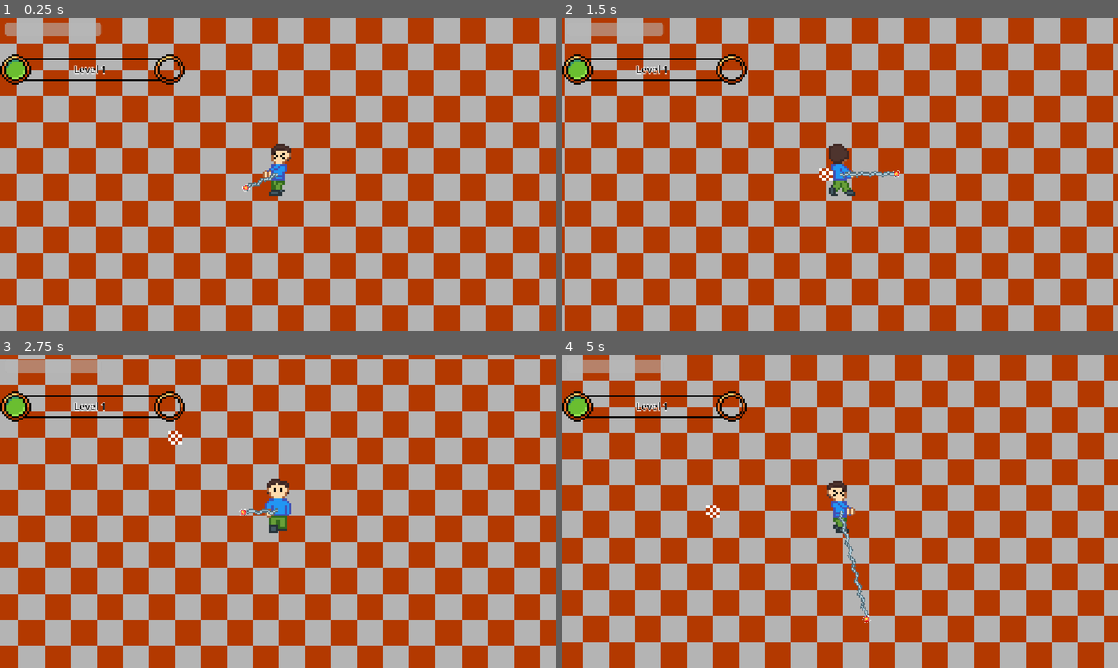
Above: before the commit, frames 1-4 (two rows, left to right).
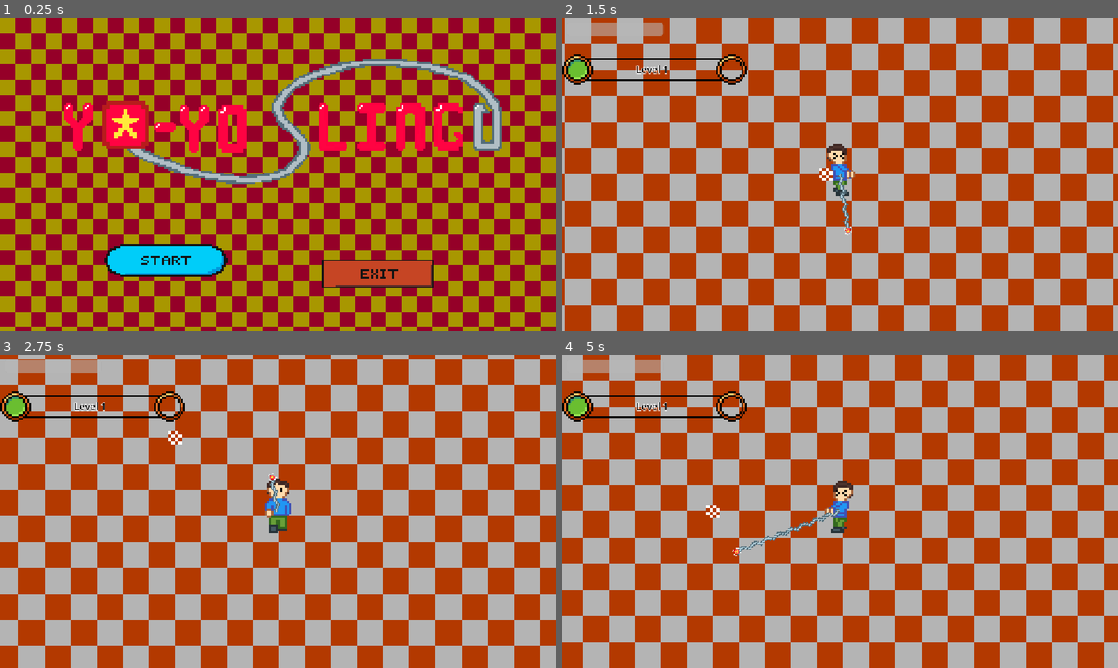
Above: after the commit, the same moments.

Repository: butteredsaltedtoast/super-miku-ball
Game: Godot game, scene res://levels/start_menu.tscn
Same seed, same stepped clock (60 frames per second), same inputs: the game is played once before the commit and once after it. Before the commit the project starts from res://levels/main_arena.tscn. Sound files missing from this copy of the repository are replaced by a short silence.
Inputs (mouse positions are in pixels of both pictures, inside the frame that each line leads up to):
- Up to frame 1 (0.25 s): no input
- Up to frame 2 (1.5 s): click (734, 259) at 0.52 s; hold Right (arrow_right) from 1.28 s (still down); hold Z (primary) from 1.28 s (still down)
- Up to frame 3 (2.75 s): release Right (arrow_right) at 2.03 s; release Z (primary) at 2.03 s; hold Down (arrow_down) from 2.03 s (still down); tap Z (primary) at 2.1 s
- Up to frame 4 (5 s): release Down (arrow_down) at 2.78 s; hold Right (arrow_right) 2.78-3.53 s; hold Z (primary) 2.78-3.53 s; hold Up (arrow_up) 3.53-4.28 s; tap Z (primary) at 3.6 s; hold Left (arrow_left) from 4.28 s (still down); hold Z (primary) from 4.28 s (still down)

The runs differ from the first frame. In frame 1, 99% of the frame differs, in the area x 0-100%, y 0-100%; in frame 2, 0.6%; in frame 3, 0.2%; in frame 4, 0.9%.

Commit message:
func start menu

Diff:
--- /dev/null
+++ b/levels/start_menu.gd
@@ -0,0 +1,5 @@
+extends Control
+
+func _ready() -> void:
+	$StartButton.pressed.connect(func(): get_tree().change_scene_to_file("res://levels/main_arena.tscn"))
+	$StartButton.grab_focus()
--- /dev/null
+++ b/levels/start_menu.tscn
@@ -0,0 +1,52 @@
+[gd_scene format=3 uid="uid://wm0drqvferv6"]
+
+[ext_resource type="Script" uid="uid://dteikhpdgvp3i" path="res://levels/start_menu.gd" id="1_eeffy"]
+[ext_resource type="Texture2D" uid="uid://dd2yp3my7bdkp" path="res://Sprites/UI/MenuArt.png" id="1_nl3ga"]
+[ext_resource type="Texture2D" uid="uid://b07afrncvnpgs" path="res://Sprites/UI/menu tileset.png" id="1_nt4di"]
+[ext_resource type="Texture2D" uid="uid://to6eel8pmn8o" path="res://Sprites/UI/menu start button.png" id="4_hv5yl"]
+[ext_resource type="Texture2D" uid="uid://db13et24df1dw" path="res://Sprites/UI/menu exit button.png" id="5_orc46"]
+
+[node name="StartMenu" type="Control" unique_id=807453365]
+layout_mode = 3
+anchors_preset = 15
+anchor_right = 1.0
+anchor_bottom = 1.0
+grow_horizontal = 2
+grow_vertical = 2
+script = ExtResource("1_eeffy")
+
+[node name="Background" type="TextureRect" parent="." unique_id=1631044255]
+modulate = Color(0.72156864, 0.72156864, 0.72156864, 1)
+layout_mode = 1
+offset_right = 144.0
+offset_bottom = 81.0
+scale = Vector2(8, 8)
+texture = ExtResource("1_nt4di")
+stretch_mode = 1
+
+[node name="TitleArt" type="TextureRect" parent="." unique_id=762720748]
+layout_mode = 0
+offset_left = 76.0
+offset_top = 60.0
+offset_right = 326.0
+offset_bottom = 140.0
+scale = Vector2(4, 4)
+texture = ExtResource("1_nl3ga")
+
+[node name="StartButton" type="TextureButton" parent="." unique_id=420952605]
+layout_mode = 0
+offset_left = 156.0
+offset_top = 400.0
+offset_right = 256.0
+offset_bottom = 450.0
+scale = Vector2(4, 4)
+texture_normal = ExtResource("4_hv5yl")
+
+[node name="ExitButton" type="TextureButton" parent="." unique_id=1186608125]
+layout_mode = 0
+offset_left = 596.0
+offset_top = 400.0
+offset_right = 696.0
+offset_bottom = 450.0
+scale = Vector2(4, 4)
+texture_normal = ExtResource("5_orc46")
--- a/project.godot
+++ b/project.godot
@@ -11,7 +11,7 @@
 [application]
 
 config/name="super-miku-ball"
-run/main_scene="uid://s1pwgee42kcb"
+run/main_scene="uid://wm0drqvferv6"
 config/features=PackedStringArray("4.7", "GL Compatibility")
 config/icon="res://icon.svg"
 
@@ -21,8 +21,9 @@
 
 [display]
 
+window/size/window_width_override=960
+window/size/window_height_override=540
 window/stretch/mode="canvas_items"
-window/stretch/aspect="expand"
 
 [editor_plugins]
 
Binary file added: Sprites/UI/MenuArt.png
Not shown, added: Sprites/UI/MenuArt.png.import
Binary file removed: Sprites/UI/MenuTitle.png
Binary file added: Sprites/UI/menu exit button.png
Not shown, added: Sprites/UI/menu exit button.png.import
Binary file added: Sprites/UI/menu settings button.png
Not shown, added: Sprites/UI/menu settings button.png.import
Binary file added: Sprites/UI/menu start button.png
Not shown, added: Sprites/UI/menu start button.png.import
Binary file added: Sprites/UI/menu tileset.png
Not shown, added: Sprites/UI/menu tileset.png.import
Not shown, added: levels/start_menu.gd.uid
